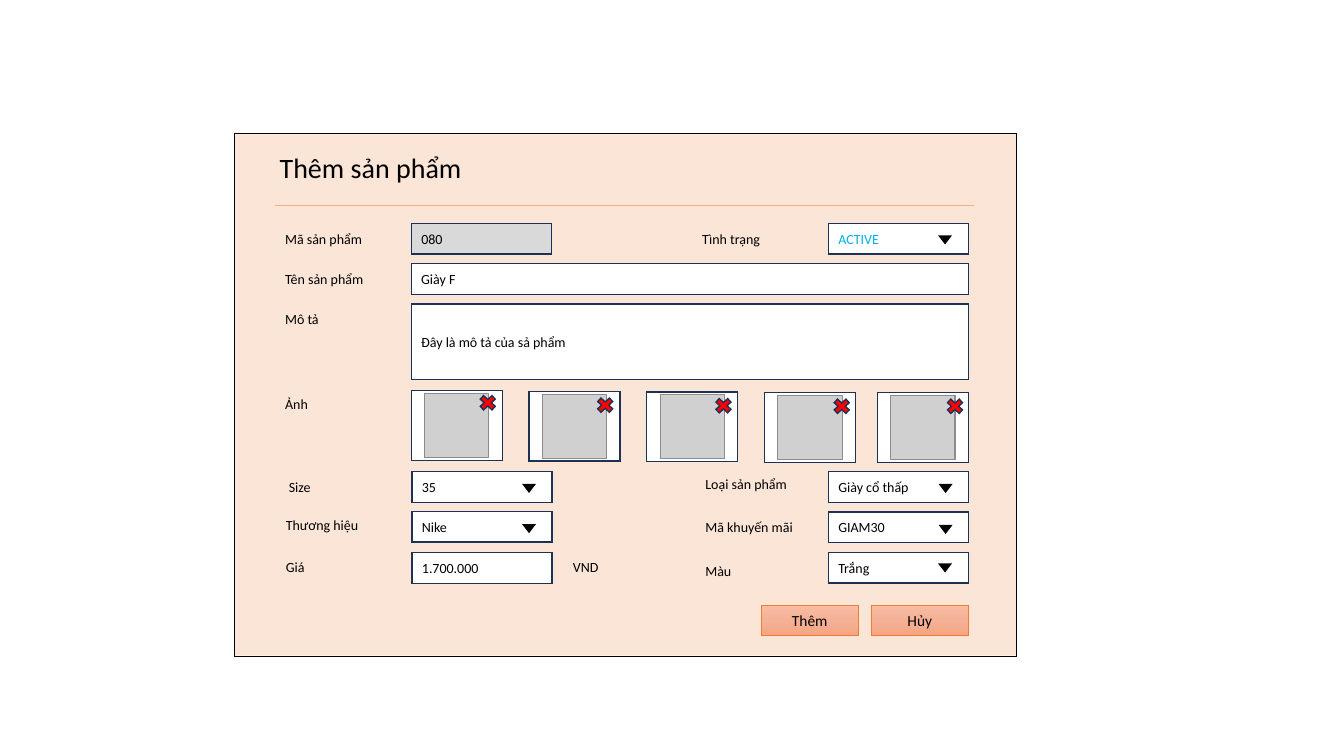
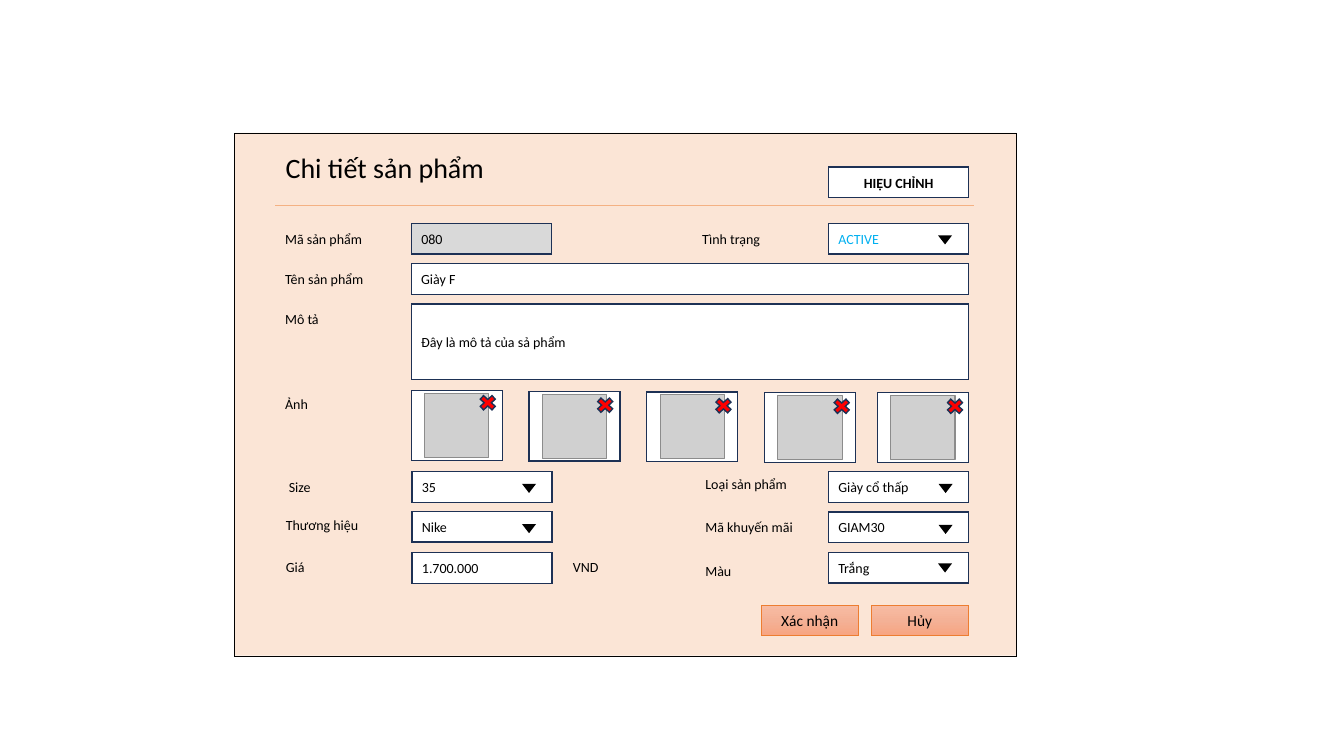
Before and after one commit to hnhhngn/shoes-store, a slide deck: slide 15 of BaoCao/2.Thiết kế hệ thống/GiaoDien.pptx. Drawn at 1344x756 pixels with LibreOffice and Linux fonts; fonts in the diff are those of the drawing; grey boxes stand for pictures. Boxes give left, top, right and bottom in pixels: in the first picture for what was removed or moved away, otherwise in the second. Text is boxed around its words. In the diff, an @@ line names an element or a change of style, - is before the commit and + after.

```diff
--- a/BaoCao/2.Thiết kế hệ thống/GiaoDien.pptx
+++ b/BaoCao/2.Thiết kế hệ thống/GiaoDien.pptx
@@ text at [286, 156, 484, 183]: text changed @@
-Thêm sản phẩm
+Chi tiết sản phẩm
@@ rectangle added at [829, 167, 969, 198], fill #FFFFFF, outline #1E3256 1 pt, 10 pt, text #000000, bold @@
+HIỆU CHỈNH
@@ text in rectangle at [781, 615, 839, 629]: text changed @@
-Thêm
+Xác nhận
```
Also in this commit, not shown: 8 other files.
